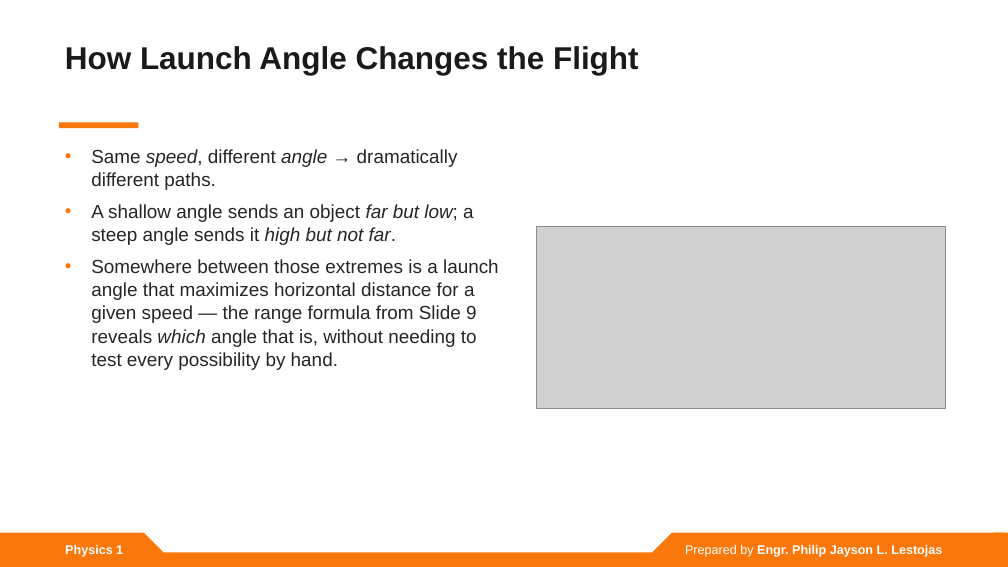
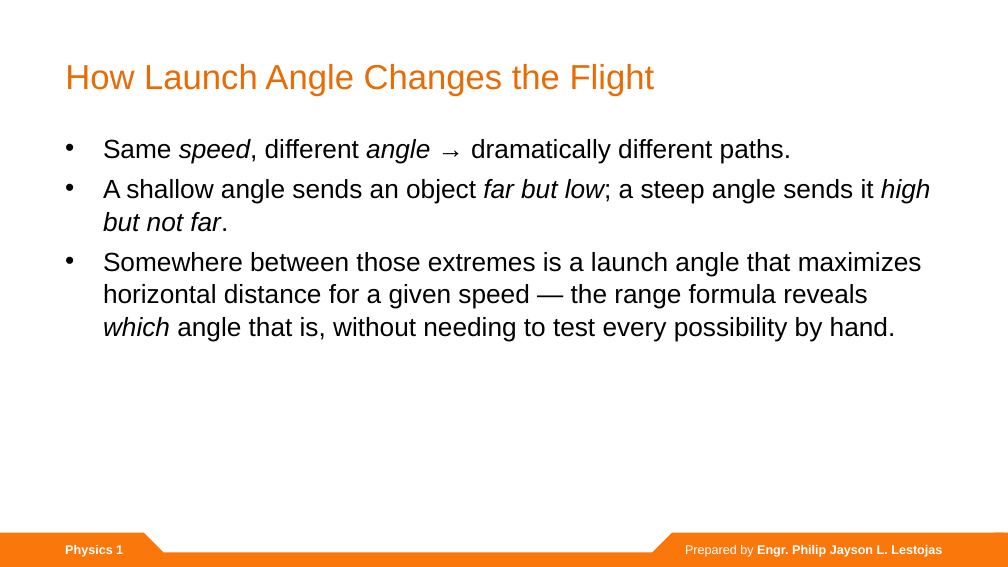
Before and after one commit to lestojas/physics, a slide deck: slide 9 of Projectile and Circular Motion.pptx. Drawn at 1008x567 pixels with LibreOffice and Linux fonts; fonts in the diff are those of the drawing; grey boxes stand for pictures. Boxes give left, top, right and bottom in pixels: in the first picture for what was removed or moved away, otherwise in the second. Text is boxed around its words. In the diff, an @@ line names an element or a change of style, - is before the commit and + after.

Commit message:
Revise deck to match template exactly (text-only content)
- Reuse the template's content-slide design: orange-gradient ExtraBold title + TT Hoves bulleted body
- Remove custom accent bars, equation bands, callout boxes, tables, and generated diagram images
- Convert comparison tables to template-style bullets; render equations as simple centered lines
- Body text auto-fits the template body box (keeps 28pt where content allows)

```diff
--- a/Projectile and Circular Motion.pptx
+++ b/Projectile and Circular Motion.pptx
@@ text "How Launch Angle Changes the ...": place and size @@
-text "How Launch Angle Changes the ..." at bbox=[65, 46, 639, 75]
+text "How Launch Angle Changes the ..." at bbox=[65, 64, 655, 96]
@@ text "How Launch Angle Changes the ..." at bbox=[65, 64, 655, 96]: size 30 to 33 pt, text colour #1A1A1A to gradient #B45404 to #E86C06 to #F9770B, bold off @@
@@ text "Same speed, different angle → ...": place and size @@
-text "Same speed, different angle → ..." at bbox=[91, 149, 499, 370]
+text "Same speed, different angle → ..." at bbox=[103, 139, 931, 342]
@@ rectangle removed at bbox=[59, 123, 138, 128] @@
@@ text at bbox=[103, 139, 931, 232]: size 18 to 25 pt, text colour #262626 to #000000 in "Same speed, different angle → dramatically different ...", "A shallow angle sends an object far ..."; indent changed; line spacing 1.03 to 1.04; less space between paragraphs @@
@@ picture removed at bbox=[537, 226, 945, 409] @@
@@ text at bbox=[103, 252, 922, 342]: text changed; size 18 to 25 pt; text colour #262626 to #000000 @@
-• Somewhere between those extremes is a launch angle that maximizes horizontal distance for a given speed — the range formula from Slide 9 reveals which angle that is, without needing to test every possibility by hand.
+• Somewhere between those extremes is a launch angle that maximizes horizontal distance for a given speed — the range formula reveals which angle that is, without needing to test every possibility by hand.
```
Also in this commit, not shown: 21 other slides changed, 8 other files.
